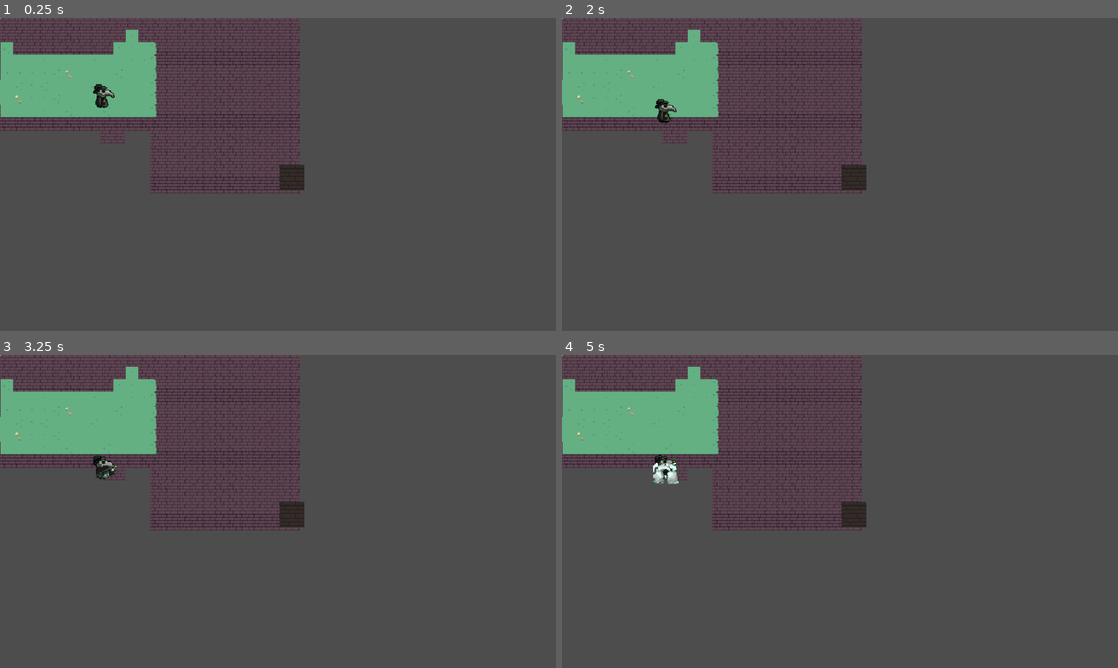
Above: before the commit, frames 1-4 (two rows, left to right).
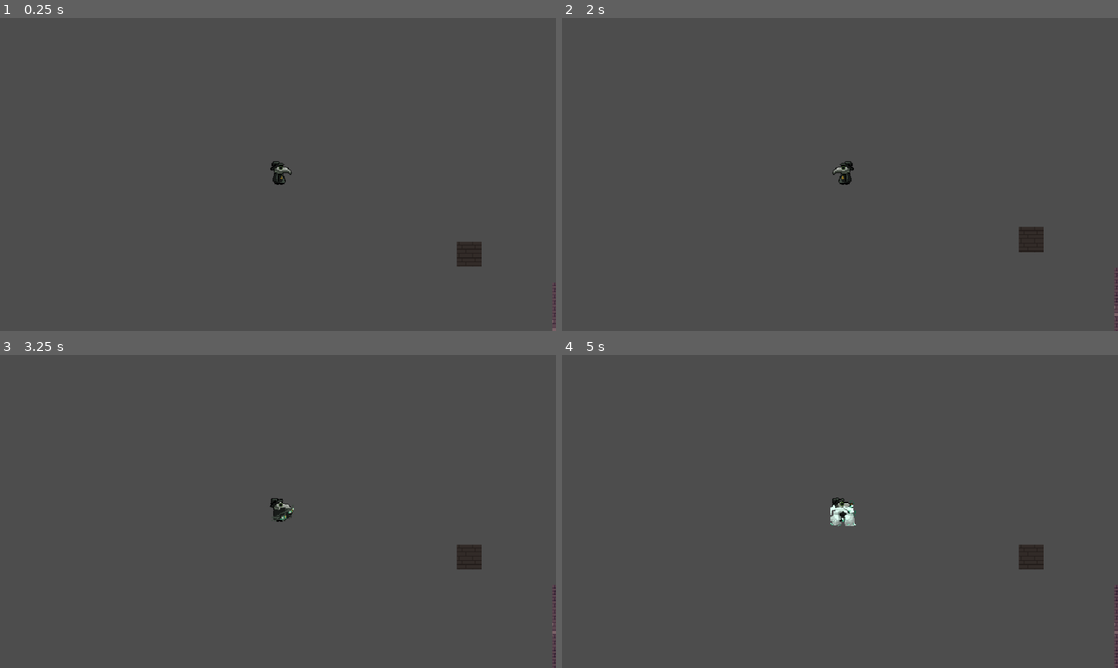
Above: after the commit, the same moments.

Repository: JohnHuber99/Black-Tower
Game: Godot game, scene res://Scenes/scene 2 - tilemap testing.tscn
Two runs of this game, one before a commit and one after it. Both use one fixed random seed, a clock stepped at 60 frames per second and the inputs below.
Inputs (mouse positions are in pixels of both pictures, inside the frame that each line leads up to):
- Up to frame 1 (0.25 s): no input
- Up to frame 2 (2 s): tap Enter at 0.5 s; move the mouse to (962, 158) at 0.52 s; hold D (right) 0.53-1.28 s; hold E (spell) 0.53-1.28 s; tap Space at 1.25 s; move the mouse to (728, 190) at 1.27 s; hold S (down) from 1.28 s (still down); tap Mouse wheel down (scroll_down) at 1.35 s; tap E (spell) at 1.55 s
- Up to frame 3 (3.25 s): move the mouse to (333, 442) at 2.02 s; release S (down) at 2.03 s; hold D (right) 2.03-2.78 s; hold E (spell) 2.03-2.78 s; tap Mouse wheel up (scroll_up) at 2.1 s; move the mouse to (250, 574) at 2.77 s; hold W (up) from 2.78 s (still down); tap E (spell) at 2.85 s
- Up to frame 4 (5 s): move the mouse to (1006, 558) at 3.52 s; release W (up) at 3.53 s; hold E (spell) 3.53-4.28 s; hold A (left) from 3.53 s (still down); move the mouse to (673, 464) at 4.27 s; tap Mouse wheel down (scroll_down) at 4.35 s; tap E (spell) at 4.55 s

The runs differ from the first frame. In frame 1, 12% of the frame differs, in the area x 0-100%, y 0-100%; in frame 2, 12%; in frame 3, 12%; in frame 4, 12%.

Commit message:
Merged the two main branches added a camera
Need to get the player character to spawn in the starting room dungeon

Diff:
--- a/DungeonRooms.gd
+++ b/DungeonRooms.gd
@@ -1,6 +1,7 @@
 extends Node2D
 
 # Loading Room Objects
+signal start_room_pos(start_x: int, start_y: int)
 const NORMAL_ROOM = preload("res://Rooms/Normal_Room.tscn")
 const TREASURE_ROOM = preload("res://Rooms/Treasure_Room.tscn")
 const SHOP_ROOM = preload("res://Rooms/Shop_Room.tscn")
@@ -65,7 +66,7 @@
 var y = start_y
 
 # Initializes the creation of the Dungeon Map
-func _ready():
+func _init():
 	# Generates the Seed for the Dungeon Layout that we can reuse
 	var seed_value = randi()
 	seed(seed_value)
@@ -95,6 +96,9 @@
 	print_dungeon()
 	# draw_dungeon()
 	spawn_dungeon()
+	print("Sending Signal to Player: ")
+	start_room_pos.emit(room_size / 2, room_size / 2)
+
 
 func spawn_dungeon():
 	var tile_size = 16  # Change this based on your actual tile size
--- a/Scenes/scene 2 - tilemap testing.tscn
+++ b/Scenes/scene 2 - tilemap testing.tscn
@@ -1,5 +1,6 @@
-[gd_scene load_steps=13 format=4 uid="uid://c8nmqx4yrctrl"]
+[gd_scene load_steps=14 format=4 uid="uid://c8nmqx4yrctrl"]
 
+[ext_resource type="Script" uid="uid://dmru7ohnl1p0k" path="res://DungeonRooms.gd" id="1_1agh5"]
 [ext_resource type="Texture2D" uid="uid://ck6cmn3k1hvni" path="res://sprites/BT-placeholdergrass16-tileset.png" id="2_6wrri"]
 [ext_resource type="Texture2D" uid="uid://dek15nbn60u3r" path="res://sprites/BT-placeholderstone16-tileset.png" id="3_niv85"]
 [ext_resource type="PackedScene" uid="uid://b4uixgwclv3j8" path="res://Scenes/player.tscn" id="4_hs850"]
@@ -95,21 +96,30 @@
 
 [node name="Scene2-TilemapTesting" type="Node2D"]
 
+[node name="DungeonRooms" type="Node2D" parent="."]
+script = ExtResource("1_1agh5")
+
 [node name="TileMapLayer" type="TileMapLayer" parent="."]
+visible = false
 z_index = -2
 tile_map_data = PackedByteArray("AAAEAAQAAgAFAAAAAAAEAAUAAgAEAAAAAAAEAAYAAgAEAAAAAAAFAAYAAgAEAAAAAAAFAAUAAgAFAAAAAAAFAA …(4432 unchanged characters)…
 tile_set = SubResource("TileSet_thtme")
 
-[node name="GPUParticles2D" type="GPUParticles2D" parent="."]
-position = Vector2(216, 48)
-
 [node name="TileMapLayer2" type="TileMapLayer" parent="."]
+visible = false
 z_index = -1
 position = Vector2(1, -1)
 tile_map_data = PackedByteArray("AAAAAAcAAAACAAAAAAABAAcAAAACAAAAAAACAAcAAAACAAAAAAADAAcAAAABAAAAAAAEAAcAAAACAAAAAAAFAA …(1088 unchanged characters)…
 tile_set = SubResource("TileSet_60e7w")
 
+[node name="GPUParticles2D" type="GPUParticles2D" parent="."]
+visible = false
+position = Vector2(216, 48)
+
 [node name="player" parent="." instance=ExtResource("4_hs850")]
+
+[node name="Camera2D" type="Camera2D" parent="player"]
+position = Vector2(86, 37)
 
 [node name="SmellingSalts" parent="." instance=ExtResource("5_4xbuj")]
 position = Vector2(133, 71)
@@ -117,5 +127,6 @@
 [node name="Enemy" parent="." instance=ExtResource("6_xydd7")]
 position = Vector2(374, 204)
 
+[connection signal="start_room_pos" from="DungeonRooms" to="player" method="_on_dungeon_rooms_start_room_pos"]
 [connection signal="launch_vapor" from="player" to="SmellingSalts" method="_on_player_launch_vapor"]
 [connection signal="smelling_salts_finished" from="SmellingSalts" to="player" method="_on_smelling_salts_finished"]
--- a/Scripts/player.gd
+++ b/Scripts/player.gd
@@ -129,3 +129,20 @@
 
 	# Unlock turning
 	can_turn = true
+
+# Signal connection works but for some reason the function doesn't call and print Player Received Signal or set the position to starting room
+func _on_dungeon_rooms_start_room_pos(start_x: int, start_y: int) -> void:
+	print("Player received signal!", start_x, start_y)
+	position = Vector2(start_x, start_y)
+	pass # Replace with function body.
+
+func _ready():
+	var dungeon = get_node("/root/Scene2-TilemapTesting/DungeonRooms")  # Adjust the path to your DungeonRoom node
+	if dungeon:
+		dungeon.start_room_pos.connect(_on_dungeon_rooms_start_room_pos)  # Connect the signal
+		if dungeon.is_connected("start_room_pos", _on_dungeon_rooms_start_room_pos):
+			print("Player successfully connected to DungeonRoom signal!")
+		else:
+			print("Failed to connect to signal!")
+	else:
+		print("DungeonRoom node not found!")
Not shown, added: Scenes/scene 2 - tilemap testing.tscn4162837777.tmp
Not shown, added: Scenes/scene 2 - tilemap testing.tscn4169543154.tmp
